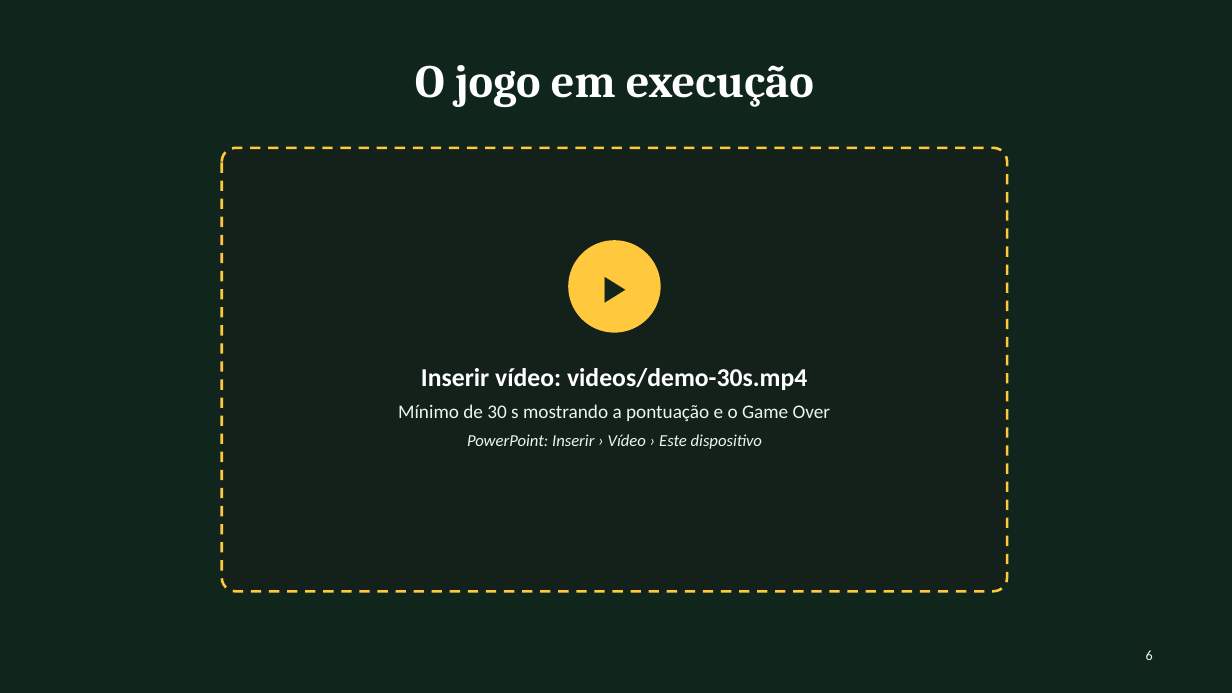
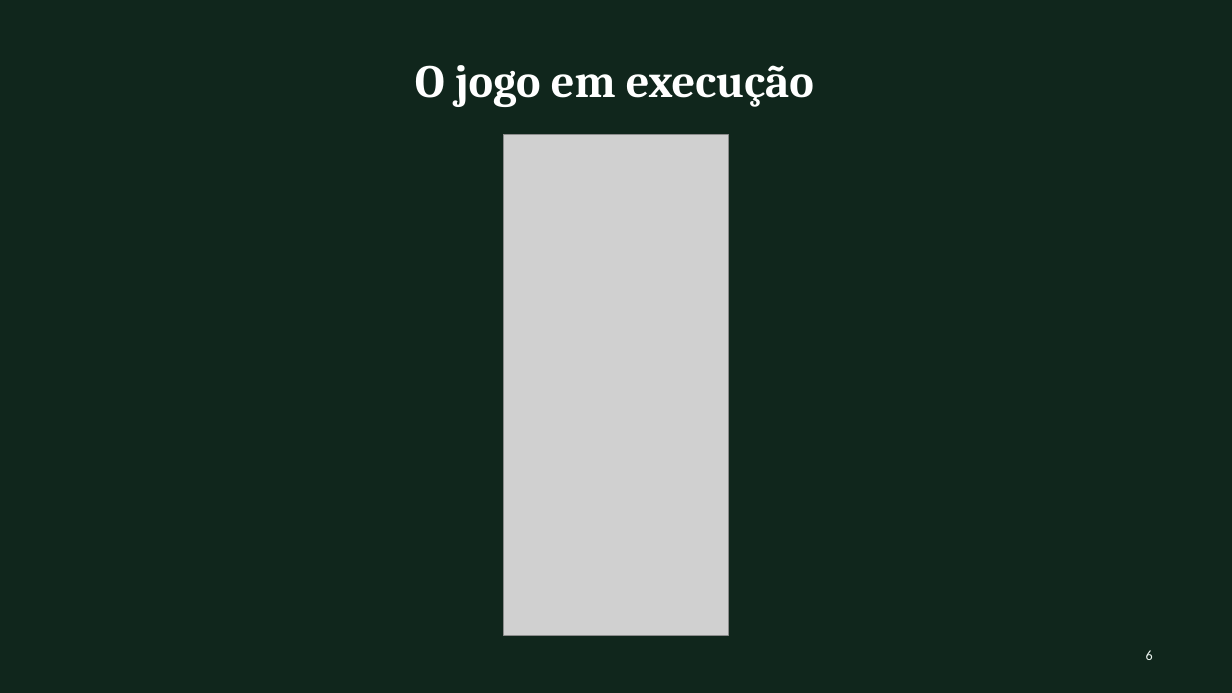
Before and after one commit to MuriloNephi/AndroidAppTemplateAR, a slide deck: slide 6 of ENTREGAS/apresentacao-jogo-ar.pptx. Drawn at 1232x693 pixels with LibreOffice and Linux fonts; fonts in the diff are those of the drawing; grey boxes stand for pictures. Boxes give left, top, right and bottom in pixels: in the first picture for what was removed or moved away, otherwise in the second. Text is boxed around its words. In the diff, an @@ line names an element or a change of style, - is before the commit and + after.

```diff
--- a/ENTREGAS/apresentacao-jogo-ar.pptx
+++ b/ENTREGAS/apresentacao-jogo-ar.pptx
@@ rounded rectangle removed at <box>222,148,1007,592</box> @@
@@ picture added at <box>503,135,728,636</box> @@
@@ ellipse removed at <box>568,240,661,333</box> @@
@@ text removed at <box>568,240,661,333</box> @@
-▶
@@ text removed at <box>398,368,830,449</box> @@
-Inserir vídeo: videos/demo-30s.mp4
-Mínimo de 30 s mostrando a pontuação e o Game Over
-PowerPoint: Inserir › Vídeo › Este dispositivo
```
Also in this commit, not shown: 3 other files.
